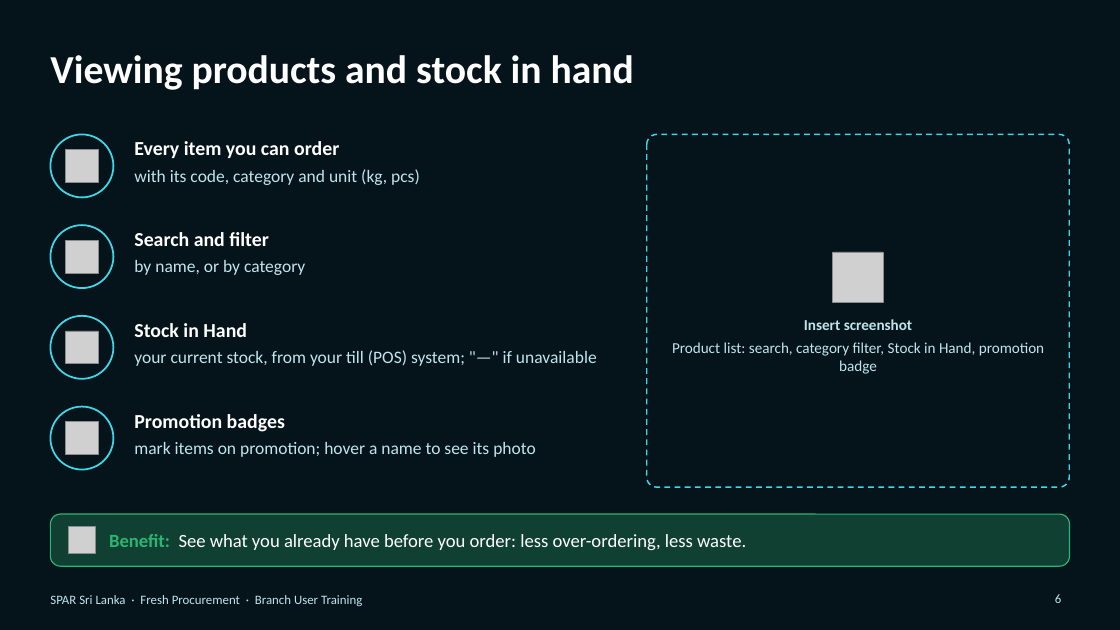
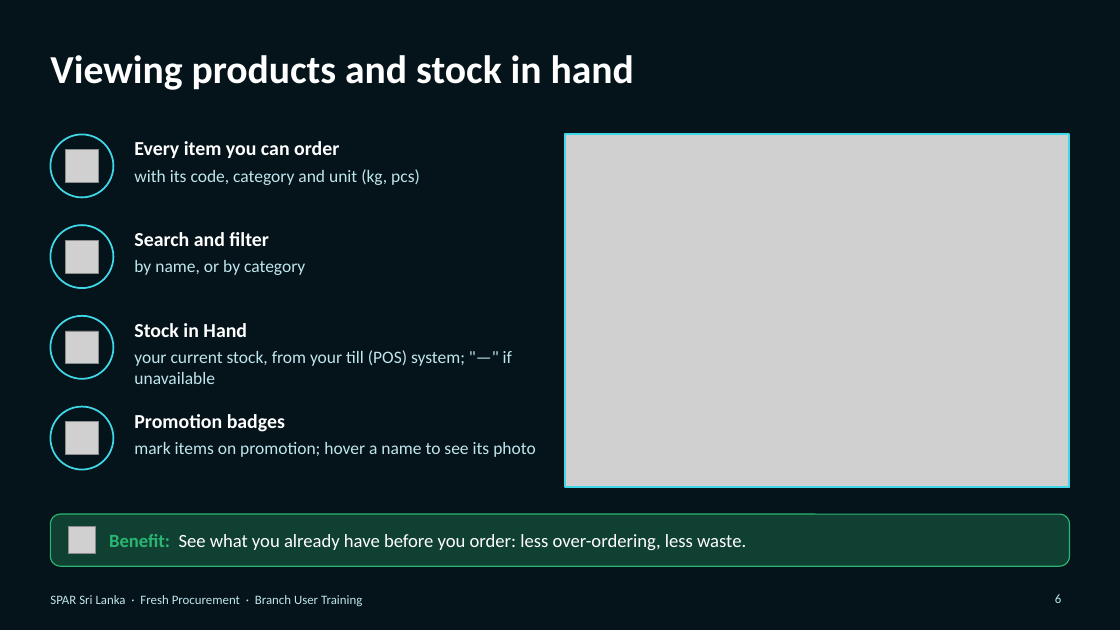
Before and after one commit to hpds4308/SPAR-Fresh-Procurement-, a slide deck: slide 6 of presentation/SPAR_Branch_User_Training_Deck.pptx. Drawn at 1120x630 pixels with LibreOffice and Linux fonts; fonts in the diff are those of the drawing; grey boxes stand for pictures; background and template pictures are left out. Boxes give left, top, right and bottom in pixels: in the first picture for what was removed or moved away, otherwise in the second. Text is boxed around its words. In the diff, an @@ line names an element or a change of style, - is before the commit and + after.

```diff
--- a/presentation/SPAR_Branch_User_Training_Deck.pptx
+++ b/presentation/SPAR_Branch_User_Training_Deck.pptx
@@ picture added at bbox=[565, 134, 1070, 487] @@
@@ rectangle added at bbox=[565, 134, 1070, 487], outline #3FD8E8 1.5 pt @@
@@ rounded rectangle removed at bbox=[647, 134, 1070, 487] @@
@@ picture removed at bbox=[833, 252, 883, 302] @@
@@ text "Stock in Hand" rewrapped from bbox=[134, 323, 597, 366] to bbox=[134, 323, 512, 384] @@
@@ text removed at bbox=[672, 319, 1044, 374] @@
-Insert screenshot
-Product list: search, category filter, Stock in Hand, promotion badge
```
Also in this commit, not shown: 4 other slides changed, 2 other files.
